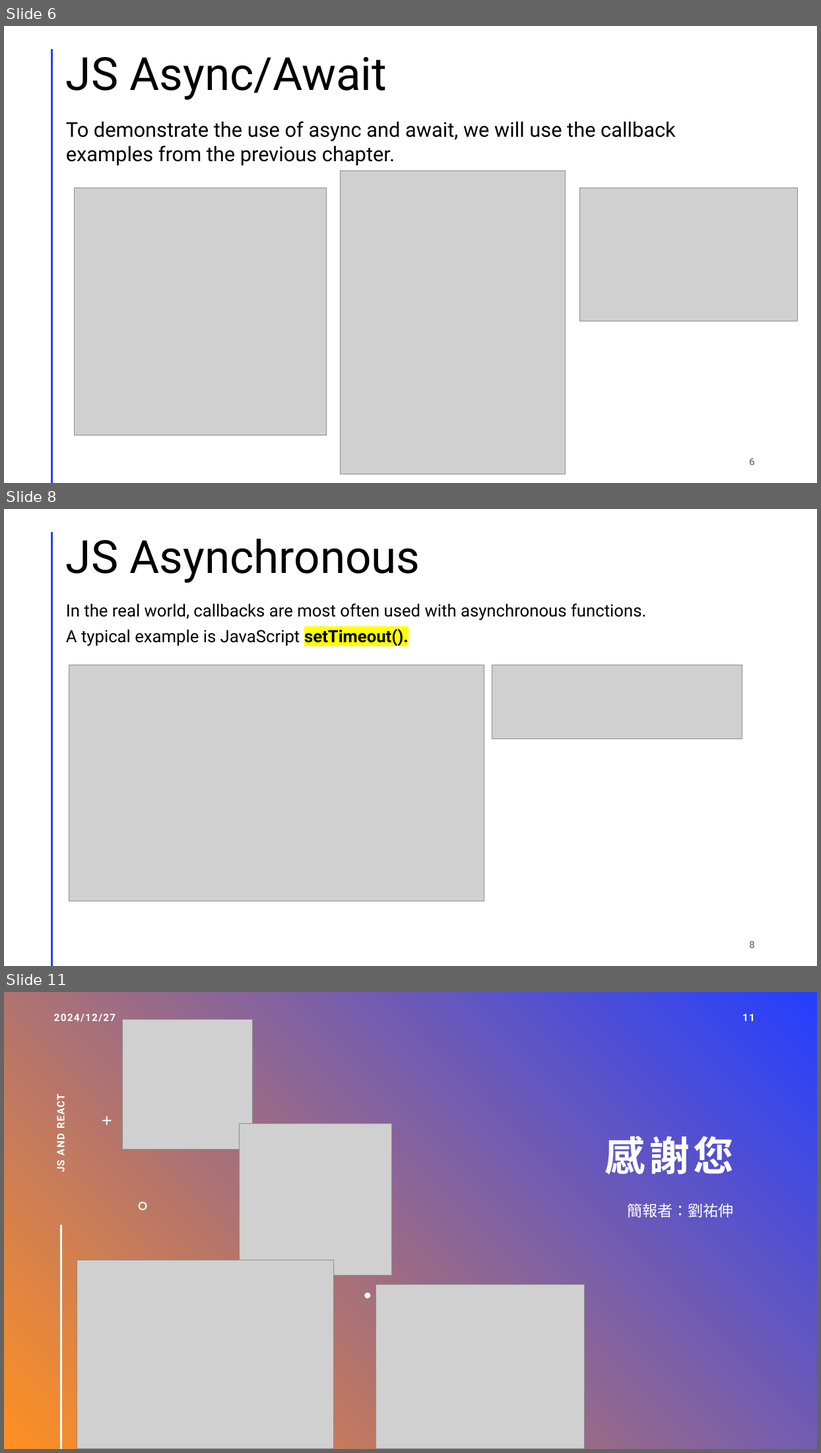
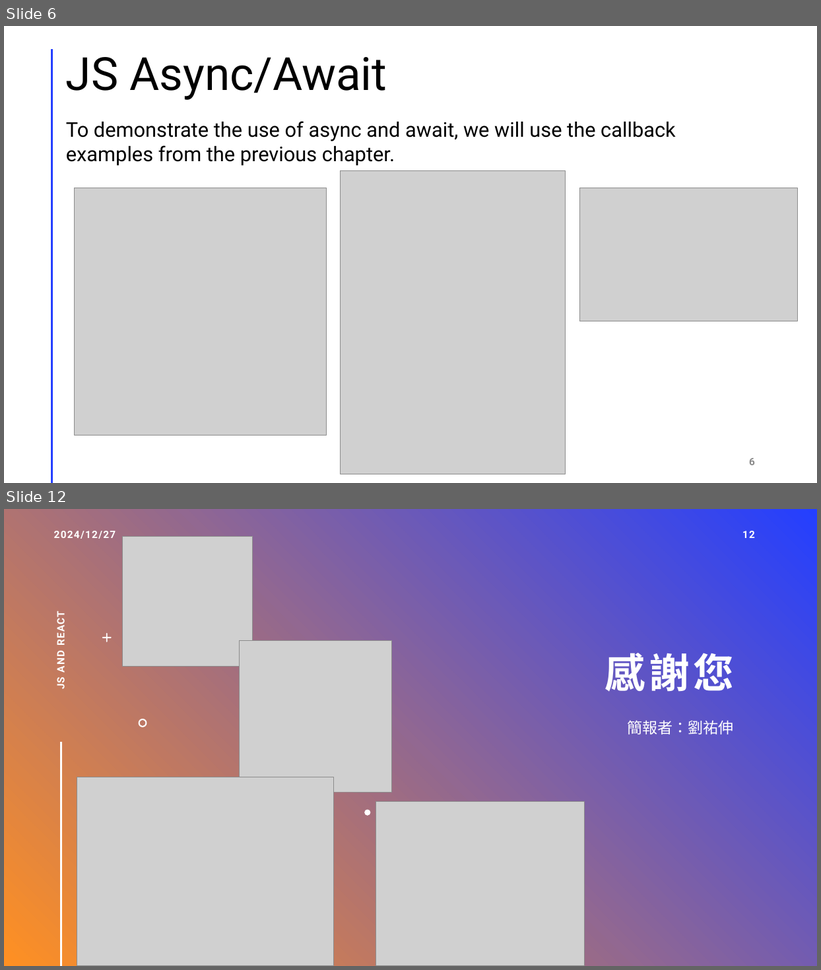
Before and after one commit to one030914/front-end-in-class, a slide deck: week15/report.pptx. Shown one above the other, each under a label of ours: slides 6, 8 and 11 before the commit, slides 6 and 12 after it; the slides between them are not shown. The pictures are 821x1453 and 821x970 pixels, drawn with LibreOffice and Linux fonts; fonts in the diff are those of the drawing; grey boxes stand for pictures. Boxes give left, top, right and bottom in pixels: in the first picture for what was removed or moved away, otherwise in the second. Text is boxed around its words. In the diff, an @@ line names an element or a change of style, - is before the commit and + after.

```diff
--- a/week15/report.pptx
+++ b/week15/report.pptx
@@ slide 8 removed at [4,509,817,966], background #FFFFFF; not listed: 1 template element that a slide beside it also shows @@
@@ title removed at [66,539,420,583] @@
-JS Asynchronous
@@ text removed at [66,603,646,646] @@
-In the real world, callbacks are most often used with asynchronous functions.
-A typical example is JavaScript setTimeout().
@@ picture removed at [69,665,484,902] @@
@@ picture removed at [492,665,743,739] @@
@@ page number removed at [749,941,755,949] @@
-8
@@ what was slide 11 is now slide 12 @@
@@ page number at [743,531,755,538]: text changed @@
-11
+12
```
Also in this commit, not shown: 3 slides changed, 3 slides added, 1 other slide removed, 1 other file.
